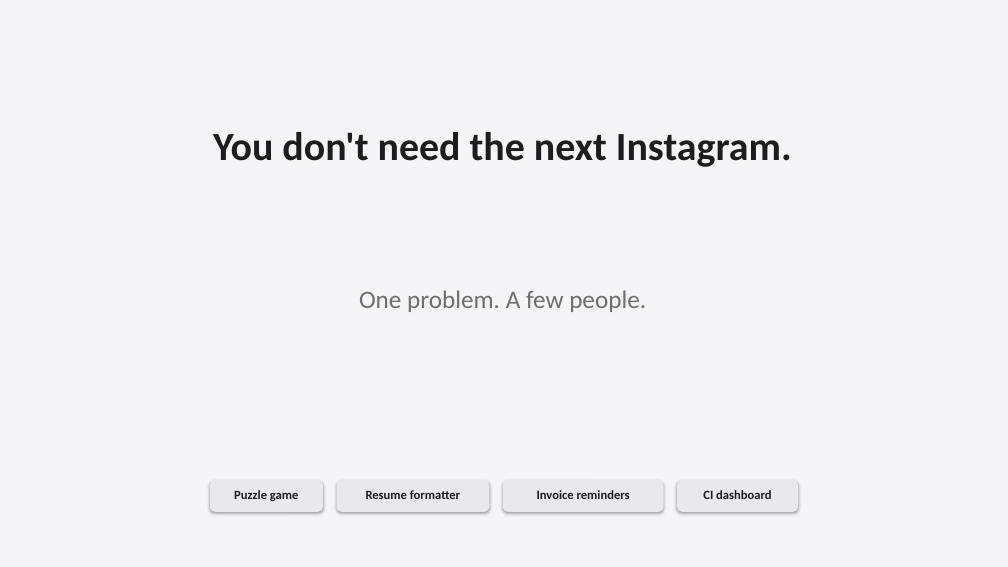
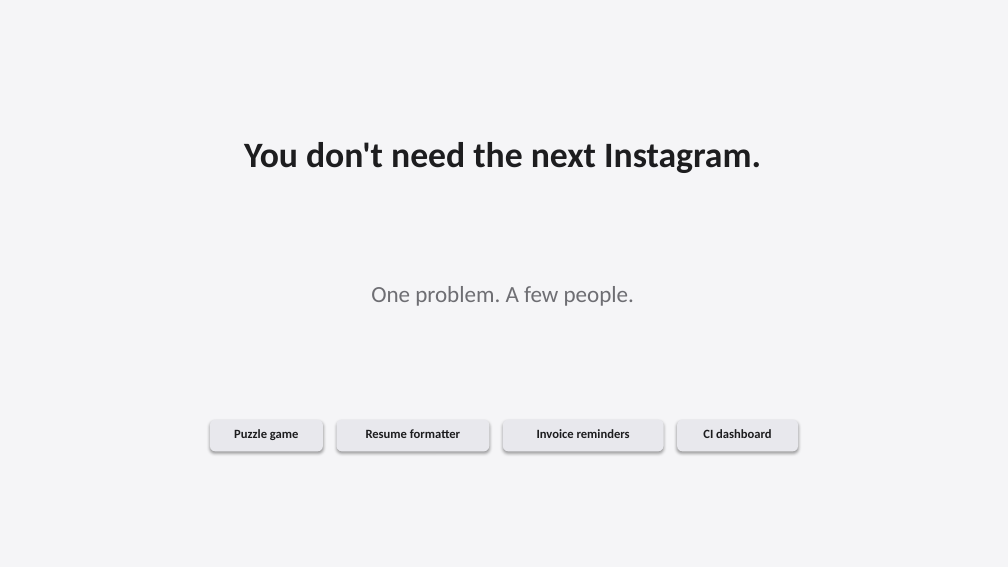
Before and after one commit to shangeethsivan/shangeethsivan.github.io, a slide deck: slide 3 of talks/shipaton-kug-chennai-2026/shipaton-kug-chennai-2026.pptx. Drawn at 1008x567 pixels with LibreOffice and Linux fonts; fonts in the diff are those of the drawing. Boxes give left, top, right and bottom in pixels: in the first picture for what was removed or moved away, otherwise in the second. Text is boxed around its words. In the diff, an @@ line names an element or a change of style, - is before the commit and + after.

```diff
--- a/talks/shipaton-kug-chennai-2026/shipaton-kug-chennai-2026.pptx
+++ b/talks/shipaton-kug-chennai-2026/shipaton-kug-chennai-2026.pptx
@@ text "You don't need the next ...": place and size @@
-text "You don't need the next ..." at (213,132,792,167)
+text "You don't need the next ..." at (244,142,761,173)
@@ text "You don't need the next ..." at (244,142,761,173): size 38 to 34 pt @@
@@ text "One problem. A few people.": place and size @@
-text "One problem. A few people." at (359,290,646,312)
+text "One problem. A few people." at (371,286,634,306)
@@ text "One problem. A few people." at (371,286,634,306): size 24 to 22 pt @@
@@ 4 texts, 4 rounded rectangles: place and size @@
-4 texts, 4 rounded rectangles at (210,480,799,512)
+4 texts, 4 rounded rectangles at (210,420,799,451)
```
Also in this commit, not shown: 8 other slides changed, 8 slides added, 4 other files.
